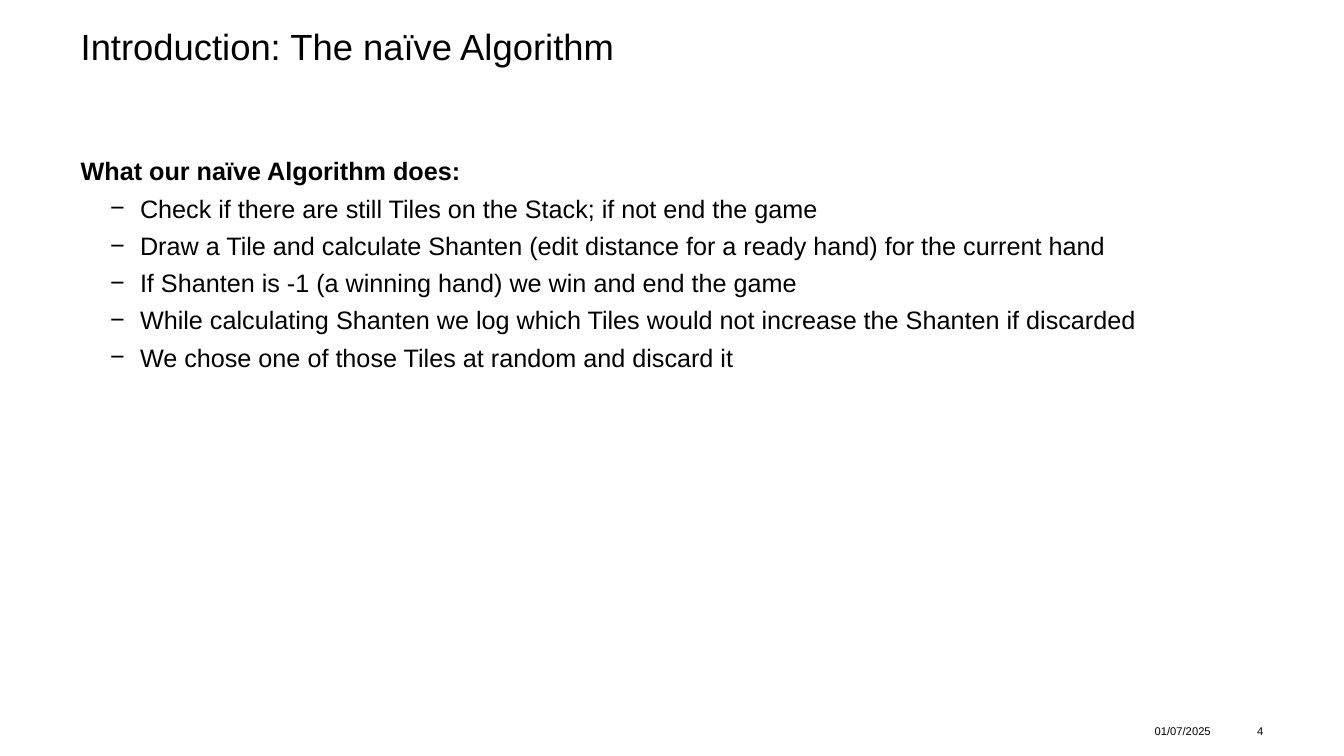
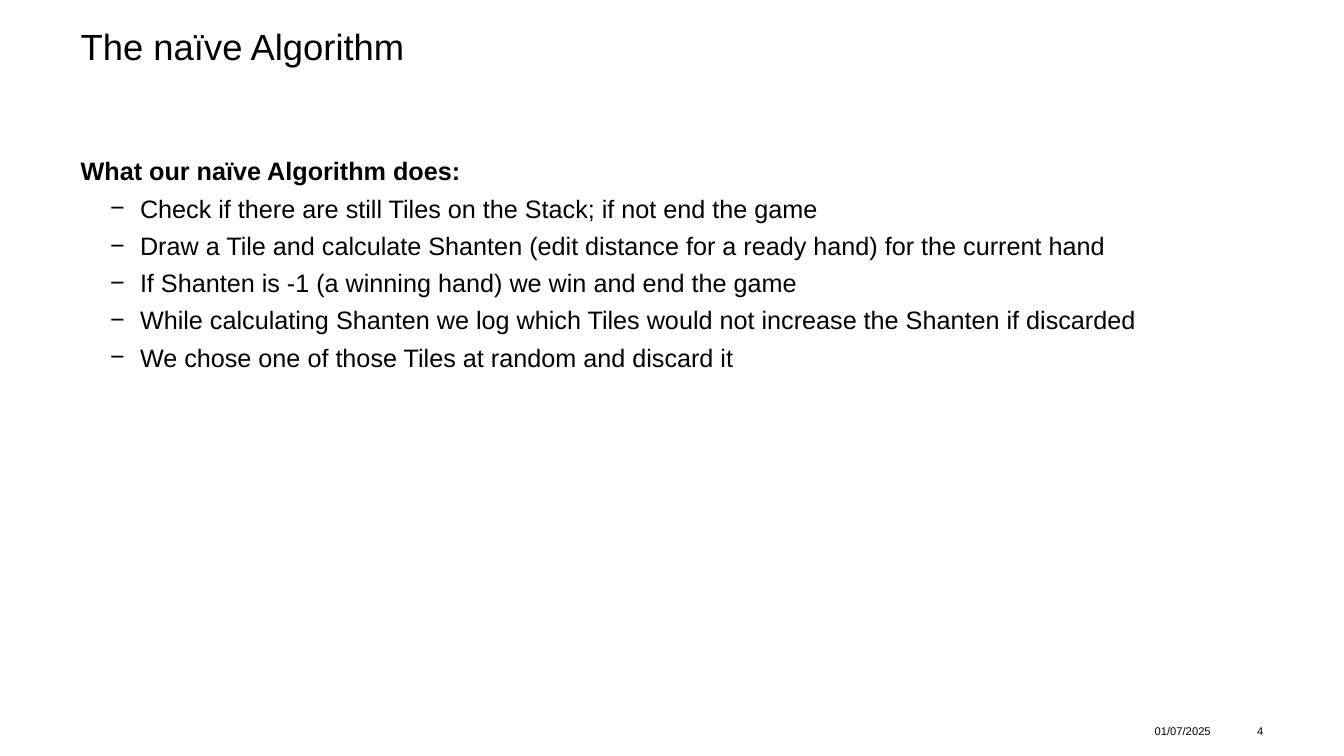
Before and after one commit to adidell01/MahjongOptimization, a slide deck: slide 4 of ProjectPresentation_asadikovic_jlyrer.pptx. Drawn at 1344x756 pixels with LibreOffice and Linux fonts; fonts in the diff are those of the drawing; background and template pictures are left out. Boxes give left, top, right and bottom in pixels: in the first picture for what was removed or moved away, otherwise in the second. Text is boxed around its words. In the diff, an @@ line names an element or a change of style, - is before the commit and + after.

```diff
--- a/ProjectPresentation_asadikovic_jlyrer.pptx
+++ b/ProjectPresentation_asadikovic_jlyrer.pptx
@@ title at [81, 33, 405, 67]: text changed @@
-Introduction: The naïve Algorithm
+The naïve Algorithm
```
Also in this commit, not shown: 9 other slides changed, 2 slides removed, 1 other file.
